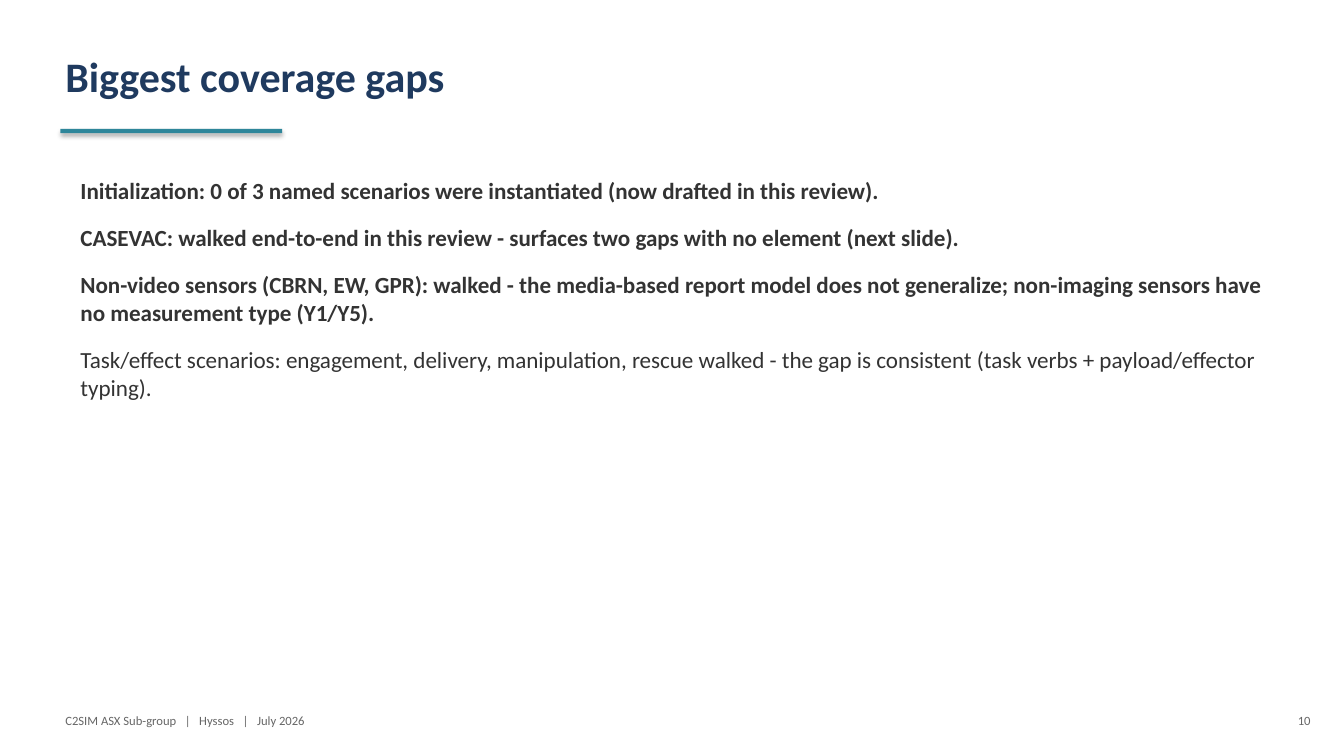
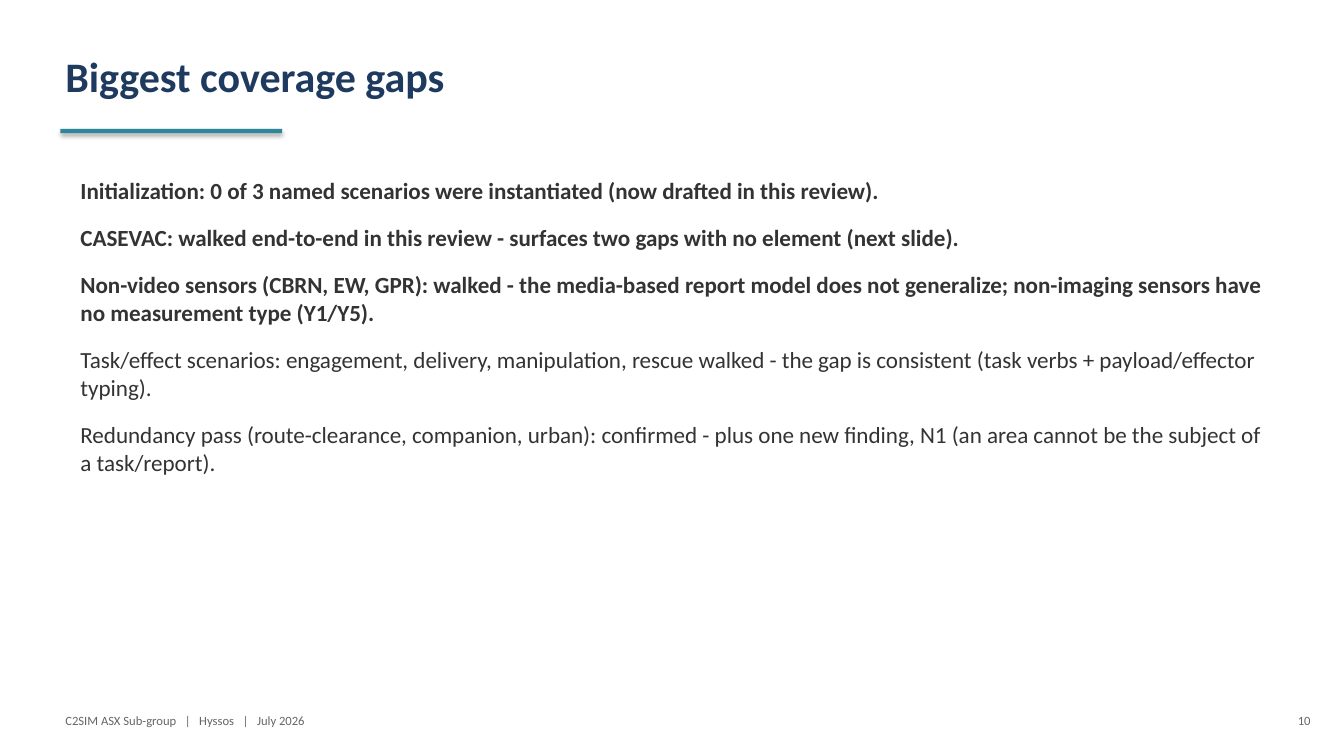
Before and after one commit to hyssostech/C2SIMArtifacts, a slide deck: slide 10 of Subgroups/ASX/InstantiationReview/ASX-Instantiation-Findings.pptx. Drawn at 1344x756 pixels with LibreOffice and Linux fonts; fonts in the diff are those of the drawing. Boxes give left, top, right and bottom in pixels: in the first picture for what was removed or moved away, otherwise in the second. Text is boxed around its words. In the diff, an @@ line names an element or a change of style, - is before the commit and + after.

```diff
--- a/Subgroups/ASX/InstantiationReview/ASX-Instantiation-Findings.pptx
+++ b/Subgroups/ASX/InstantiationReview/ASX-Instantiation-Findings.pptx
@@ text at [80, 426, 1260, 475]: paragraph added @@
+Redundancy pass (route-clearance, companion, urban): confirmed - plus one new finding, N1 (an area cannot be the subject of a task/report).
```
Also in this commit, not shown: 3 other slides changed, 1 slide added, 5 other files.
